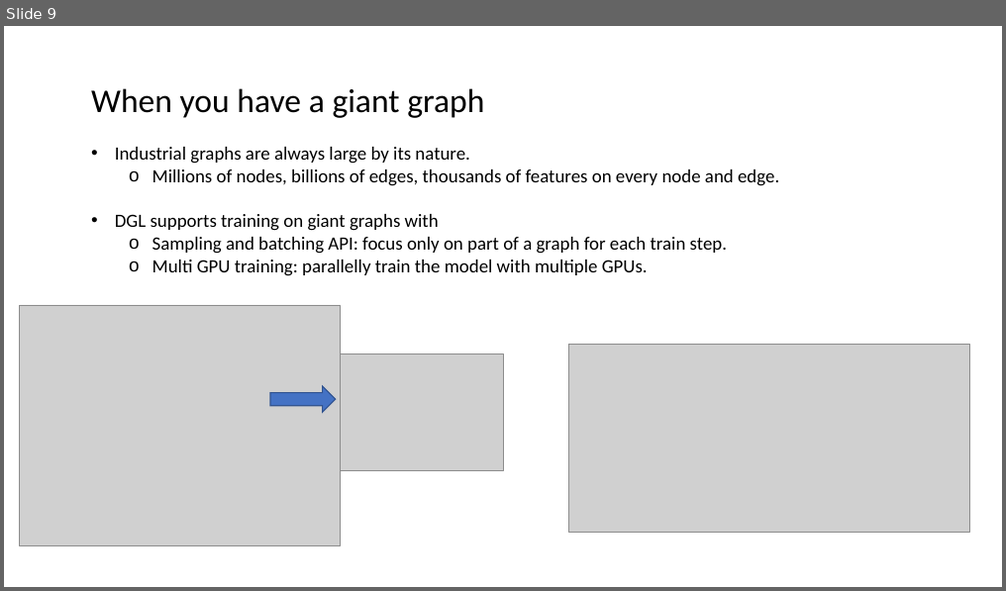
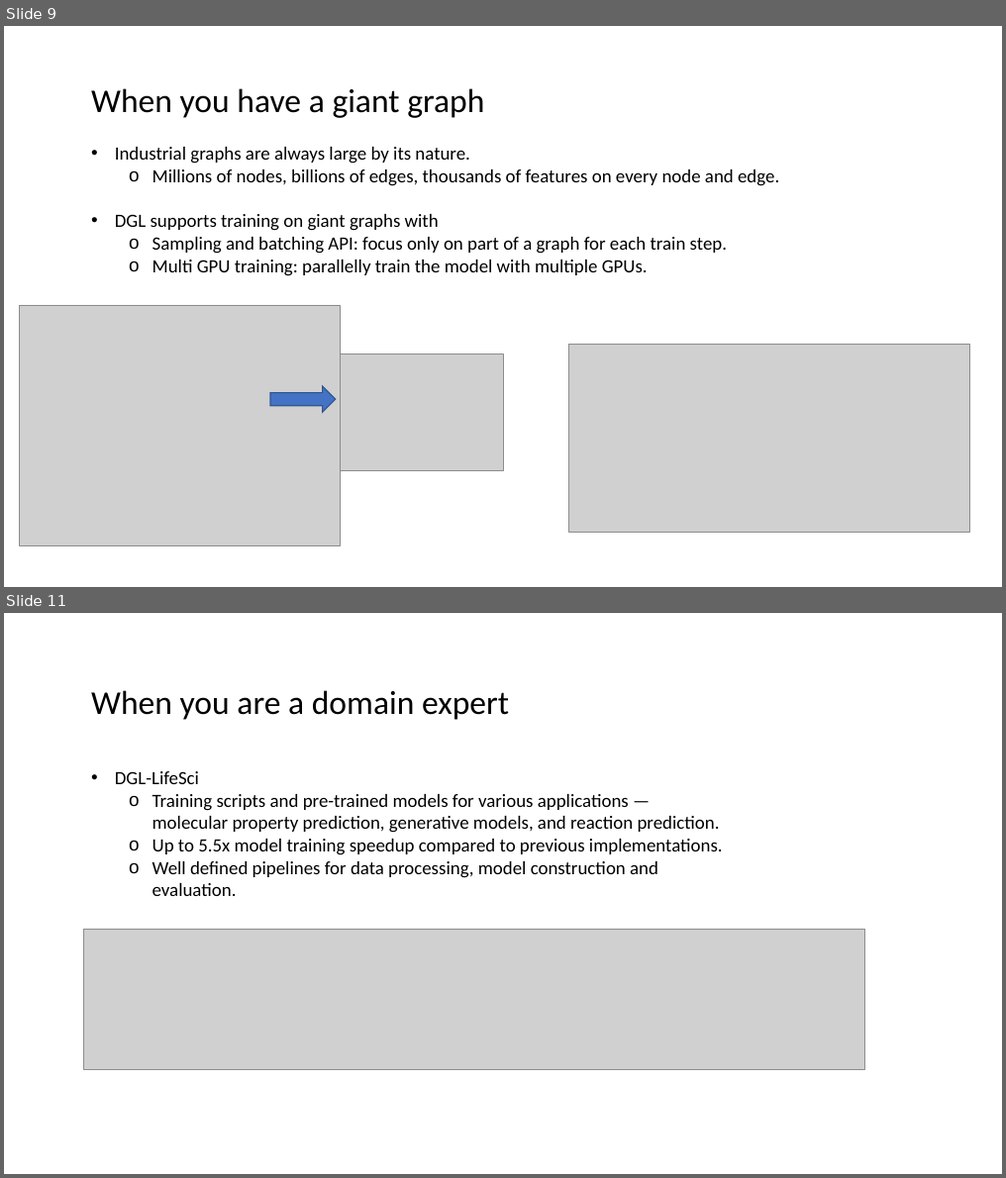
Before and after one commit to 596050/DGL_Internal_Workshop_April2020, a slide deck: Session02.pptx. Shown one above the other, each under a label of ours: slide 9 before the commit, slides 9 and 11 after it; the slides between them are not shown. The pictures are 1006x591 and 1006x1178 pixels, drawn with LibreOffice and Linux fonts; fonts in the diff are those of the drawing; grey boxes stand for pictures. Boxes give left, top, right and bottom in pixels: in the first picture for what was removed or moved away, otherwise in the second. Text is boxed around its words. In the diff, an @@ line names an element or a change of style, - is before the commit and + after.

Commit message:
update information for dgl domain apps

```diff
--- a/Session02.pptx
+++ b/Session02.pptx
@@ slide 11 added at (4, 613, 1002, 1174), background #FFFFFF @@
@@ text added at (91, 690, 723, 896), 18 pt, text #000000 @@
+When you are a domain expert
+• DGL-LifeSci
+  o Training scripts and pre-trained models for various applications — molecular property prediction, generative models, and reaction prediction.
+  o Up to 5.5x model training speedup compared to previous implementations.
+  o Well defined pipelines for data processing, model construction and evaluation.
@@ picture added at (84, 930, 865, 1069) @@
```
Also in this commit, not shown: 6 slides changed, 1 other file.
